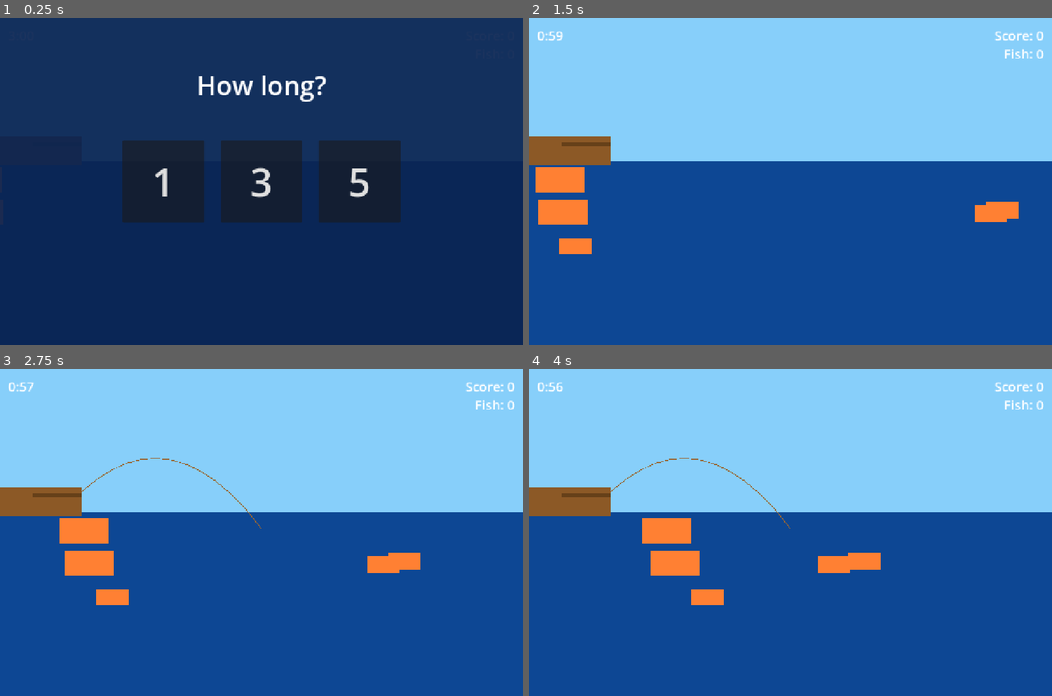
Above: before the commit, frames 1-4 (two rows, left to right).
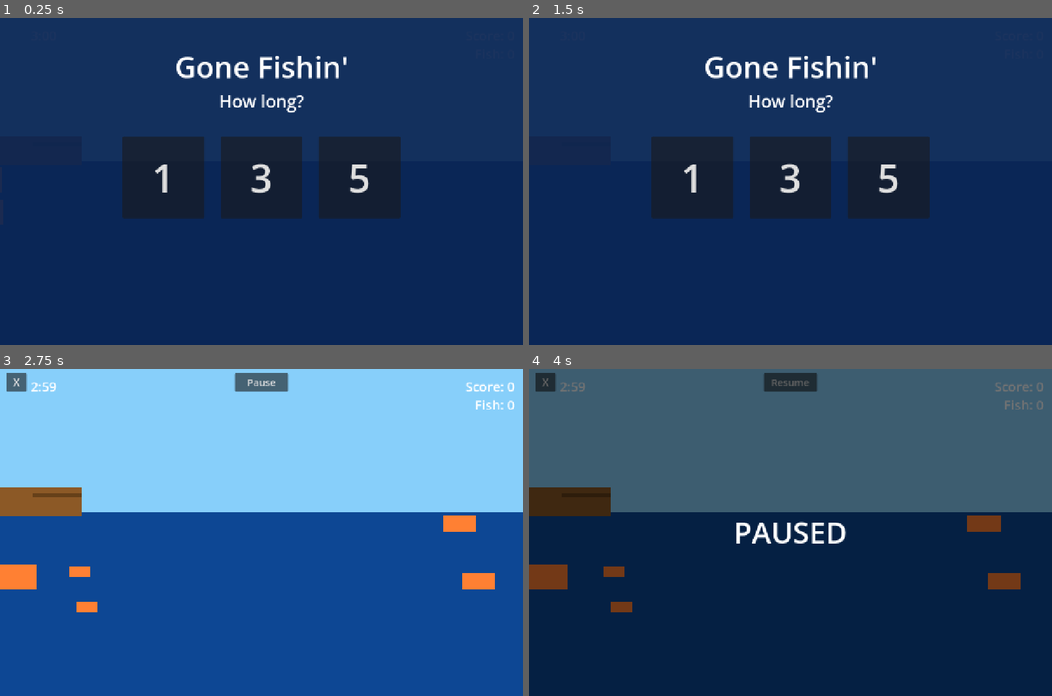
Above: after the commit, the same moments.

Repository: abroederdorf/Carters-Games
Game: Godot game, scene res://scenes/Game.tscn
The game is run twice, just before and just after one commit, with the same random seed, the same clock (stepped at 60 frames per second) and the same inputs.
Inputs (mouse positions are in pixels of both pictures, inside the frame that each line leads up to):
- Up to frame 1 (0.25 s): no input
- Up to frame 2 (1.5 s): click "1" at 0.5 s; click (544, 31) at 1.25 s, where only the run after the commit has a clickable "X"
- Up to frame 3 (2.75 s): click (261, 529) at 2 s, where only the run after the commit has a clickable "3"
- Up to frame 4 (4 s): click (790, 382) at 2.75 s, where only the run after the commit has a clickable "Pause"; click (790, 382) at 3.5 s, where only the run after the commit has a clickable "Resume"

The runs differ from the first frame. In frame 1, 3.5% of the frame differs, in the area x 23-77%, y 11-63%; in frame 2, 100%, in the area x 0-100%, y 0-100%; in frame 3, 4.5%; in frame 4, 100%.

Commit message:
Add pause/exit buttons and 'Gone Fishin'' title to timer select screen
- Timer select screen now shows game title "Gone Fishin'" with "How long?" subtitle
- Pause button (top-center) freezes fish, line, and timer; toggles to Resume
- X button (top-left) exits to timer select screen from anywhere in the game
- PauseOverlay shows "PAUSED" label while game is frozen
- CanvasLayer set to PROCESS_MODE_ALWAYS so buttons respond while tree is paused
- Both HUD buttons are hidden during timer selection and end screen

Co-Authored-By: Claude Sonnet 4.6 <noreply@anthropic.com>

Diff:
--- a/scenes/UI.tscn
+++ b/scenes/UI.tscn
@@ -3,12 +3,13 @@
 [ext_resource type="Script" path="res://scripts/ui.gd" id="1_ui001"]
 
 [node name="UI" type="CanvasLayer"]
+process_mode = 3
 script = ExtResource("1_ui001")
 
 [node name="TimerLabel" type="Label" parent="."]
-offset_left = 20.0
+offset_left = 75.0
 offset_top = 20.0
-offset_right = 200.0
+offset_right = 255.0
 offset_bottom = 60.0
 text = "3:00"
 theme_override_font_sizes/font_size = 32
@@ -31,6 +32,62 @@
 text = "Fish: 0"
 theme_override_font_sizes/font_size = 32
 
+[node name="ExitButton" type="Button" parent="."]
+visible = false
+offset_left = 15.0
+offset_top = 10.0
+offset_right = 65.0
+offset_bottom = 55.0
+text = "X"
+theme_override_font_sizes/font_size = 26
+
+[node name="PauseButton" type="Button" parent="."]
+visible = false
+layout_mode = 0
+anchor_left = 0.5
+anchor_top = 0.0
+anchor_right = 0.5
+anchor_bottom = 0.0
+offset_left = -65.0
+offset_top = 10.0
+offset_right = 65.0
+offset_bottom = 55.0
+text = "Pause"
+theme_override_font_sizes/font_size = 24
+
+[node name="PauseOverlay" type="Control" parent="."]
+visible = false
+layout_mode = 3
+anchors_preset = 15
+anchor_right = 1.0
+anchor_bottom = 1.0
+grow_horizontal = 2
+grow_vertical = 2
+
+[node name="Background" type="ColorRect" parent="PauseOverlay"]
+layout_mode = 3
+anchors_preset = 15
+anchor_right = 1.0
+anchor_bottom = 1.0
+grow_horizontal = 2
+grow_vertical = 2
+color = Color(0, 0, 0, 0.55)
+
+[node name="PausedLabel" type="Label" parent="PauseOverlay"]
+layout_mode = 3
+anchors_preset = 8
+anchor_left = 0.5
+anchor_top = 0.5
+anchor_right = 0.5
+anchor_bottom = 0.5
+offset_left = -200.0
+offset_top = -50.0
+offset_right = 200.0
+offset_bottom = 50.0
+horizontal_alignment = 1
+text = "PAUSED"
+theme_override_font_sizes/font_size = 72
+
 [node name="EndScreen" type="Control" parent="."]
 visible = false
 layout_mode = 3
@@ -101,24 +158,38 @@
 anchor_top = 0.0
 anchor_right = 0.5
 anchor_bottom = 0.0
-offset_left = -300.0
-offset_top = 120.0
-offset_right = 300.0
-offset_bottom = 210.0
+offset_left = -350.0
+offset_top = 70.0
+offset_right = 350.0
+offset_bottom = 165.0
+horizontal_alignment = 1
+text = "Gone Fishin'"
+theme_override_font_sizes/font_size = 72
+
+[node name="SubtitleLabel" type="Label" parent="TimerSelectScreen"]
+layout_mode = 3
+anchor_left = 0.5
+anchor_top = 0.0
+anchor_right = 0.5
+anchor_bottom = 0.0
+offset_left = -250.0
+offset_top = 175.0
+offset_right = 250.0
+offset_bottom = 235.0
 horizontal_alignment = 1
 text = "How long?"
-theme_override_font_sizes/font_size = 64
+theme_override_font_sizes/font_size = 42
 
 [node name="ButtonContainer" type="HBoxContainer" parent="TimerSelectScreen"]
 layout_mode = 3
 anchor_left = 0.5
-anchor_top = 0.5
-anchor_right = 0.5
-anchor_bottom = 0.5
+anchor_top = 0.0
+anchor_right = 0.5
+anchor_bottom = 0.0
 offset_left = -340.0
-offset_top = -100.0
+offset_top = 290.0
 offset_right = 340.0
-offset_bottom = 100.0
+offset_bottom = 490.0
 alignment = 1
 theme_override_constants/separation = 40
 
--- a/scripts/ui.gd
+++ b/scripts/ui.gd
@@ -9,6 +9,9 @@
 @onready var end_screen: Control = $EndScreen
 @onready var final_score_label: Label = $EndScreen/FinalScoreLabel
 @onready var timer_select_screen: Control = $TimerSelectScreen
+@onready var exit_button: Button = $ExitButton
+@onready var pause_button: Button = $PauseButton
+@onready var pause_overlay: Control = $PauseOverlay
 
 var countdown: float = 0.0
 var timer_running: bool = false
@@ -18,10 +21,24 @@
 	$TimerSelectScreen/ButtonContainer/Btn1Min.pressed.connect(func(): _on_timer_selected(60.0))
 	$TimerSelectScreen/ButtonContainer/Btn3Min.pressed.connect(func(): _on_timer_selected(180.0))
 	$TimerSelectScreen/ButtonContainer/Btn5Min.pressed.connect(func(): _on_timer_selected(300.0))
+	exit_button.pressed.connect(_on_exit_pressed)
+	pause_button.pressed.connect(_on_pause_pressed)
 
 func _on_timer_selected(duration: float) -> void:
 	timer_select_screen.visible = false
+	exit_button.visible = true
+	pause_button.visible = true
 	timer_selected.emit(duration)
+
+func _on_pause_pressed() -> void:
+	var pausing := not get_tree().paused
+	get_tree().paused = pausing
+	pause_button.text = "Resume" if pausing else "Pause"
+	pause_overlay.visible = pausing
+
+func _on_exit_pressed() -> void:
+	get_tree().paused = false
+	get_tree().reload_current_scene()
 
 func update_score(score: int, fish: int) -> void:
 	score_label.text = "Score: %d" % score
@@ -33,7 +50,7 @@
 	_update_timer_label()
 
 func _process(delta: float) -> void:
-	if not timer_running:
+	if not timer_running or get_tree().paused:
 		return
 	countdown -= delta
 	if countdown <= 0.0:
@@ -48,6 +65,8 @@
 	timer_label.text = "%d:%02d" % [int(countdown) / 60, int(countdown) % 60]
 
 func show_end_screen(score: int, fish: int) -> void:
+	exit_button.visible = false
+	pause_button.visible = false
 	end_screen.visible = true
 	final_score_label.text = "%d fish caught!\nScore: %d pts" % [fish, score]
 
